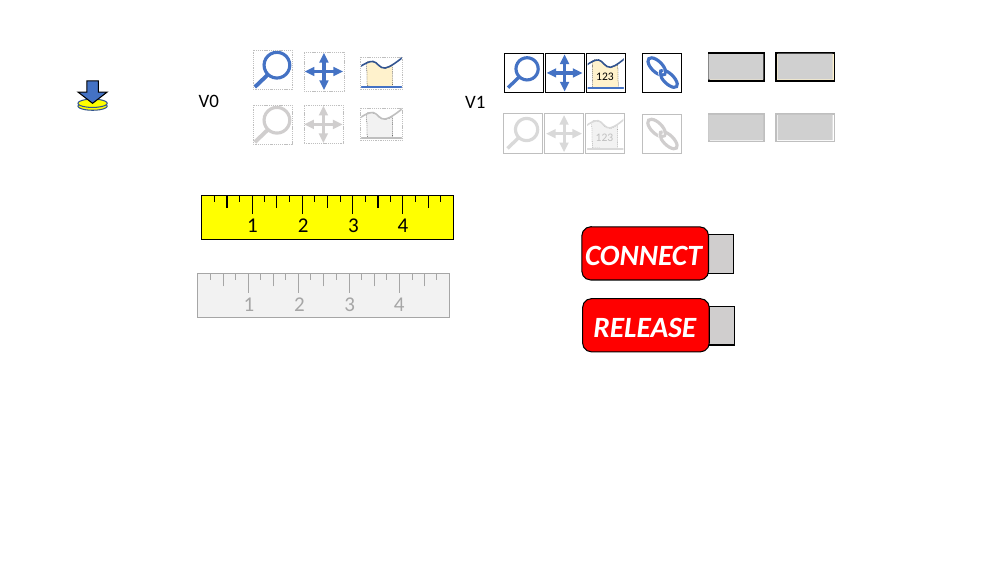
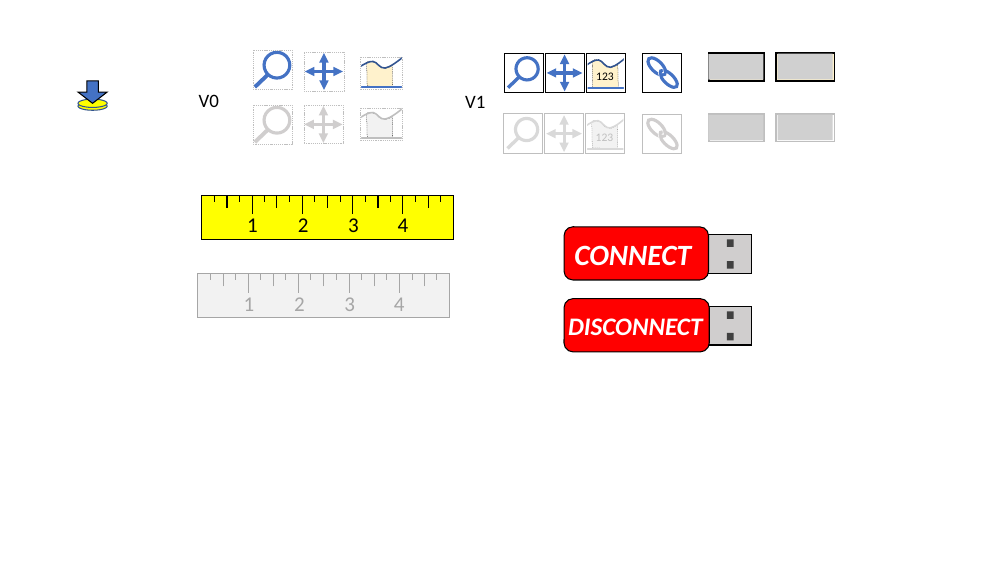
Before and after one commit to matsselen/IOLabWeb, a slide deck: slide 1 of images/IOLabWebImages.pptx. Drawn at 1008x567 pixels with LibreOffice and Linux fonts; fonts in the diff are those of the drawing; grey boxes stand for pictures. Boxes give left, top, right and bottom in pixels: in the first picture for what was removed or moved away, otherwise in the second. Text is boxed around its words. In the diff, an @@ line names an element or a change of style, - is before the commit and + after.

```diff
--- a/images/IOLabWebImages.pptx
+++ b/images/IOLabWebImages.pptx
@@ rounded rectangle resized from (x1=582, y1=227, x2=709, y2=280) to (x1=564, y1=227, x2=709, y2=280) @@
@@ text "CONNECT" moved from (x1=585, y1=245, x2=702, y2=266) to (x1=574, y1=245, x2=691, y2=266) @@
@@ rectangle resized from (x1=706, y1=234, x2=734, y2=273) to (x1=706, y1=234, x2=752, y2=273) @@
@@ rectangle added at (x1=727, y1=240, x2=734, y2=247), fill #404040 @@
@@ rectangle added at (x1=727, y1=261, x2=734, y2=268), fill #404040 @@
@@ rounded rectangle resized from (x1=583, y1=299, x2=710, y2=352) to (x1=564, y1=299, x2=709, y2=352) @@
@@ text at (x1=568, y1=318, x2=703, y2=335): text changed; size 28 to 24 pt @@
-RELEASE
+DISCONNECT
@@ rectangle resized from (x1=706, y1=306, x2=735, y2=345) to (x1=706, y1=306, x2=752, y2=345) @@
@@ rectangle added at (x1=727, y1=312, x2=734, y2=319), fill #404040 @@
@@ rectangle added at (x1=727, y1=333, x2=734, y2=340), fill #404040 @@
```
Also in this commit, not shown: 6 other files.
